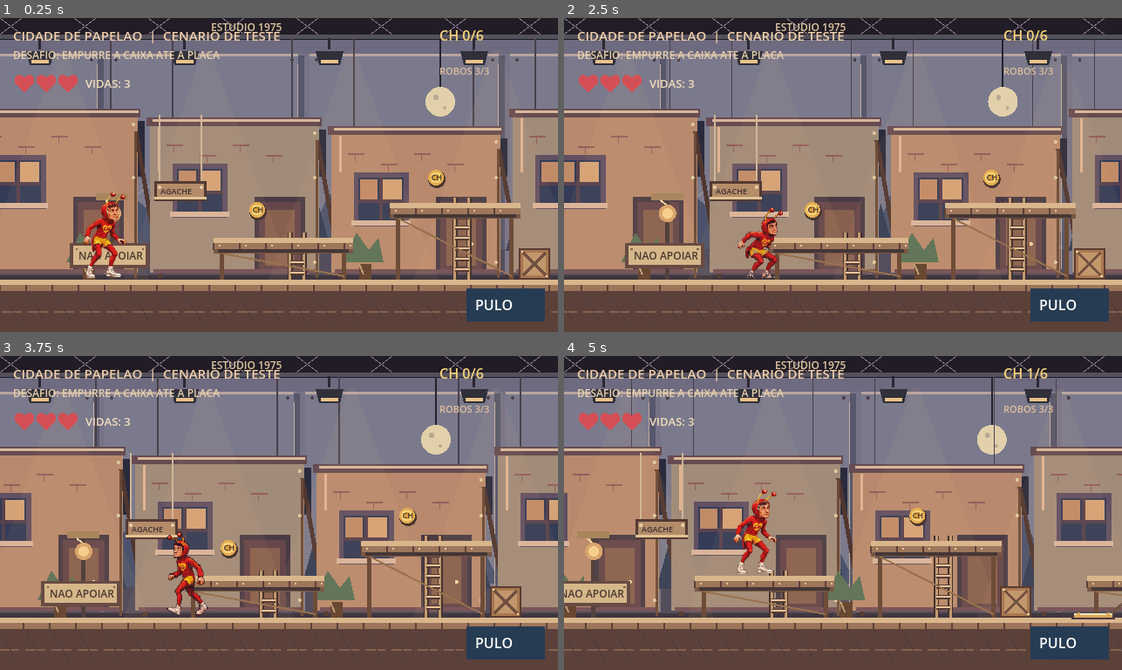
Above: before the commit, frames 1-4 (two rows, left to right).
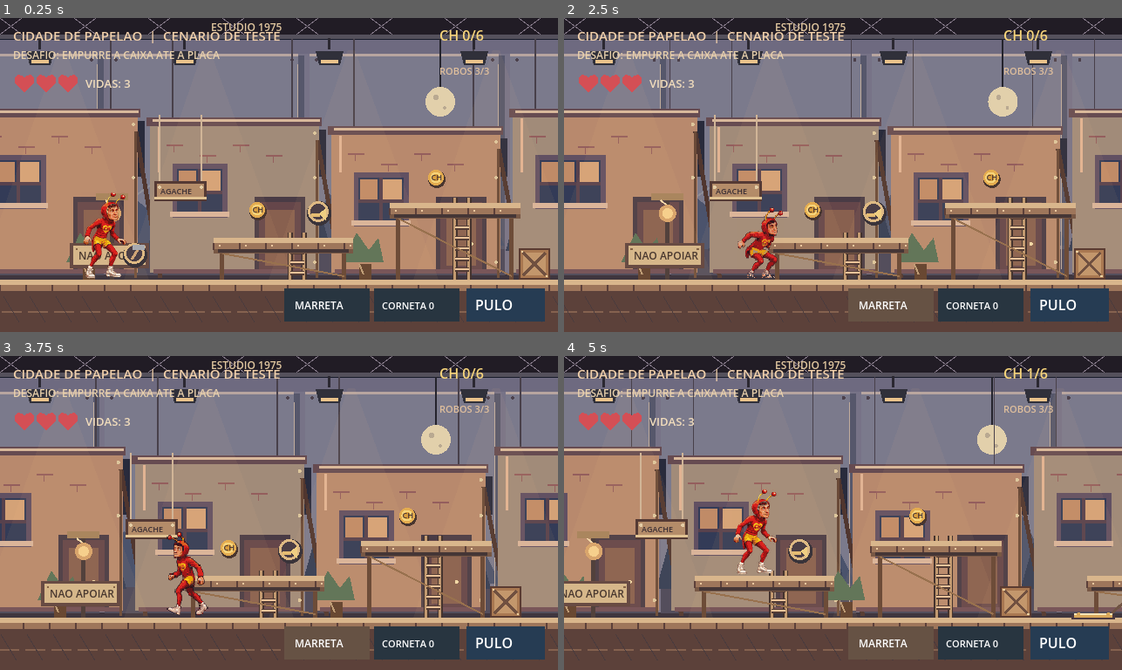
Above: after the commit, the same moments.

Repository: integro-app/chapolin-adventures
Game: Godot game, scene res://scenes/main.tscn
Same seed, same stepped clock (60 frames per second), same inputs: the game is played once before the commit and once after it.
Inputs (mouse positions are in pixels of both pictures, inside the frame that each line leads up to):
- Up to frame 1 (0.25 s): no input
- Up to frame 2 (2.5 s): tap Enter (ui_accept) at 0.5, 0.77 s; move the mouse to (965, 159) at 0.52 s; hold Right (ui_right) 0.53-1.25 s; click (965, 159) at 0.67 s; drag from (731, 190) to (815, 237) at 1.27 s; move the mouse to (898, 105) at 2.02 s; hold Right (ui_right) from 2.03 s (still down)
- Up to frame 3 (3.75 s): release Right (ui_right) at 2.75 s; drag from (251, 575) to (111, 465) at 2.77 s; move the mouse to (446, 560) at 3.52 s; hold Left (ui_left) from 3.53 s (still down)
- Up to frame 4 (5 s): tap Enter (ui_accept) at 3.77 s; release Left (ui_left) at 4.25 s; drag from (675, 465) to (759, 434) at 4.27 s

The runs differ from the first frame. In frame 1, 3.7% of the frame differs, in the area x 22-83%, y 58-97%; in frame 2, 2.2%; in frame 3, 2.2%; in frame 4, 2.3%.

Commit message:
Implementa combate mobile com marreta e corneta paralisadora, coleta e recarga

Diff:
--- a/scripts/main.gd
+++ b/scripts/main.gd
@@ -40,6 +40,14 @@
 const MAX_LIVES := 3
 const DAMAGE_KNOCKBACK := 185.0
 const DAMAGE_RECOIL_UP := -160.0
+const HAMMER_REACH := 76.0
+const HAMMER_COOLDOWN := 0.48
+const HAMMER_SWING_DURATION := 0.23
+const HORN_RANGE := 210.0
+const HORN_STUN_SECONDS := 3.5
+const HORN_COOLDOWN := 0.6
+const HORN_MAX_CHARGES := 3
+const HORN_EFFECT_DURATION := 0.32
 
 var hero_pos := Vector2(120.0, 300.0)
 var vertical_speed := 0.0
@@ -98,6 +106,18 @@
 var lives := MAX_LIVES
 var game_over := false
 var damage_knockback_vx := 0.0
+var combat_pickups: Array[Vector3] = []
+var pickup_collected: Array[bool] = []
+var hammer_unlocked := false
+var horn_unlocked := false
+var horn_charges := 0
+var hammer_cooldown := 0.0
+var hammer_swing_time := 0.0
+var horn_cooldown := 0.0
+var horn_effect_time := 0.0
+var horn_blast_origin := Vector2.ZERO
+var horn_blast_facing := 1
+var enemy_stun: Array[float] = []
 var low_beams: Array[Rect2] = []
 var ladders: Array[Rect2] = []
 var ropes: Array[Vector3] = []
@@ -122,6 +142,9 @@
 	ropes = Stage.ropes()
 	enemy_patrols = Stage.enemy_patrols()
 	moving_obstacles = Stage.moving_obstacles()
+	combat_pickups = Stage.combat_pickups()
+	for _pickup in combat_pickups:
+		pickup_collected.append(false)
 	_reset_enemies()
 
 	# Mesmos sprites aprovados para idle, caminhada e salto.
@@ -143,6 +166,10 @@
 		queue_redraw()
 		return
 	var previous_foot_y: float = hero_pos.y
+	hammer_cooldown = maxf(0.0, hammer_cooldown - delta)
+	hammer_swing_time = maxf(0.0, hammer_swing_time - delta)
+	horn_cooldown = maxf(0.0, horn_cooldown - delta)
+	horn_effect_time = maxf(0.0, horn_effect_time - delta)
 	hurt_grace = maxf(0.0, hurt_grace - delta)
 	hazard_clock += delta
 	_update_enemy_patrols(delta)
@@ -525,14 +552,19 @@
 	enemy_positions.clear()
 	enemy_directions.clear()
 	enemy_active.clear()
+	enemy_stun.clear()
 	for patrol in enemy_patrols:
 		enemy_positions.append(Vector2(patrol.x, patrol.z))
 		enemy_directions.append(1.0)
 		enemy_active.append(true)
+		enemy_stun.append(0.0)
 
 func _update_enemy_patrols(delta: float) -> void:
 	for i in range(enemy_positions.size()):
 		if not enemy_active[i]:
+			continue
+		if enemy_stun[i] > 0.0:
+			enemy_stun[i] = maxf(0.0, enemy_stun[i] - delta)
 			continue
 		var patrol: Vector3 = enemy_patrols[i]
 		var enemy_pos: Vector2 = enemy_positions[i]
@@ -560,6 +592,9 @@
 	var hero_box := Rect2(hero_pos.x - HERO_HALF_WIDTH, hero_pos.y - hero_height, HERO_HALF_WIDTH * 2.0, hero_height)
 	for i in range(enemy_positions.size()):
 		if not enemy_active[i]:
+			continue
+		if enemy_stun[i] > 0.0:
+			# Figurantes paralisados nao causam dano por contato.
 			continue
 		var enemy_pos: Vector2 = enemy_positions[i]
 		var enemy_top: float = enemy_pos.y - ENEMY_HEIGHT
@@ -624,7 +659,63 @@
 		_respawn()
 	queue_redraw()
 
+func _use_hammer() -> void:
+	if stage_complete or game_over or not hammer_unlocked or hammer_cooldown > 0.0:
+		return
+	hammer_cooldown = HAMMER_COOLDOWN
+	hammer_swing_time = HAMMER_SWING_DURATION
+	# Golpe frontal de curto alcance, em terra, escada ou corda.
+	for i in range(enemy_positions.size()):
+		if not enemy_active[i]:
+			continue
+		var enemy_pos: Vector2 = enemy_positions[i]
+		var forward: float = float(facing) * (enemy_pos.x - hero_pos.x)
+		if forward >= -8.0 and forward <= HAMMER_REACH and absf(enemy_pos.y - hero_pos.y) <= 56.0:
+			enemy_active[i] = false
+			enemy_stun[i] = 0.0
+	queue_redraw()
+
+func _use_horn() -> void:
+	if stage_complete or game_over or not horn_unlocked or horn_charges <= 0 or horn_cooldown > 0.0:
+		return
+	horn_charges -= 1
+	horn_cooldown = HORN_COOLDOWN
+	horn_effect_time = HORN_EFFECT_DURATION
+	horn_blast_origin = hero_pos + Vector2(float(facing) * 28.0, -48.0)
+	horn_blast_facing = facing
+	# Corneta nao elimina inimigos: paralisa os que estiverem na frente.
+	for i in range(enemy_positions.size()):
+		if not enemy_active[i]:
+			continue
+		var enemy_pos: Vector2 = enemy_positions[i]
+		var forward: float = float(facing) * (enemy_pos.x - hero_pos.x)
+		if forward >= -8.0 and forward <= HORN_RANGE and absf(enemy_pos.y - hero_pos.y) <= 68.0:
+			enemy_stun[i] = HORN_STUN_SECONDS
+	queue_redraw()
+
+func _collect_combat_pickups() -> void:
+	# Inventario acompanha o Chapolin entre danos e retornos ao checkpoint.
+	for i in range(combat_pickups.size()):
+		if pickup_collected[i]:
+			continue
+		var pickup: Vector3 = combat_pickups[i]
+		if absf(hero_pos.x - pickup.x) > 23.0:
+			continue
+		if pickup.y < hero_pos.y - STAND_HEIGHT - 9.0 or pickup.y > hero_pos.y + 12.0:
+			continue
+		var kind: int = int(pickup.z)
+		pickup_collected[i] = true
+		if kind == 1:
+			hammer_unlocked = true
+		elif kind == 2:
+			horn_unlocked = true
+			horn_charges = HORN_MAX_CHARGES
+		elif kind == 3:
+			horn_unlocked = true
+			horn_charges = HORN_MAX_CHARGES
+
 func _update_level_progress() -> void:
+	_collect_combat_pickups()
 	# As medalhas sao opcionais, coletadas ao tocar no corpo do heroi.
 	# O progresso permanece quando ele cai e retorna ao checkpoint.
 	for i in range(medals.size()):
@@ -657,6 +748,15 @@
 	lives = MAX_LIVES
 	game_over = false
 	damage_knockback_vx = 0.0
+	hammer_unlocked = false
+	horn_unlocked = false
+	horn_charges = 0
+	hammer_cooldown = 0.0
+	hammer_swing_time = 0.0
+	horn_cooldown = 0.0
+	horn_effect_time = 0.0
+	for i in range(pickup_collected.size()):
+		pickup_collected[i] = false
 	puzzle_gate_open = false
 	crates = Stage.crates()
 	checkpoint_active = false
@@ -741,13 +841,20 @@
 	for i in range(medals.size()):
 		if not medal_collected[i]:
 			_draw_medal(medals[i])
+	for i in range(combat_pickups.size()):
+		if not pickup_collected[i]:
+			_draw_combat_pickup(combat_pickups[i])
+	if horn_effect_time > 0.0:
+		_draw_horn_wave()
 	for i in range(enemy_positions.size()):
 		if enemy_active[i]:
-			_draw_paper_enemy(enemy_positions[i], enemy_directions[i])
+			_draw_paper_enemy(enemy_positions[i], enemy_directions[i], enemy_stun[i] > 0.0)
 	for i in range(moving_obstacles.size()):
 		_draw_rolling_obstacle(_obstacle_position(moving_obstacles[i], i))
 	if hurt_grace > 0.0:
 		_draw_respawn_shield()
+	if hammer_swing_time > 0.0:
+		_draw_hammer_swing()
 
 	# O Chapolin usa os sprites oficiais: nenhum pixel dele foi alterado.
 	draw_set_transform(Vector2(roundf(hero_pos.x - camera_x), roundf(hero_pos.y)), 0.0, Vector2(float(facing), 1.0))
@@ -950,7 +1057,42 @@
 	var light := Color("#7fca8b") if puzzle_gate_open else Color("#e2a26d")
 	draw_circle(Vector2(gate.position.x + gate.size.x / 2.0, gate.position.y - 10.0), 5.0, light)
 
-func _draw_paper_enemy(pos: Vector2, direction: float) -> void:
+func _draw_combat_pickup(pickup: Vector3) -> void:
+	var pos := Vector2(pickup.x, pickup.y)
+	var kind: int = int(pickup.z)
+	draw_circle(pos + Vector2(1.0, 2.0), 14.0, Color("#3a343a"))
+	draw_circle(pos, 12.0, Color("#deb983"))
+	draw_circle(pos, 9.0, Color("#4b3e46"))
+	if kind == 1:
+		# Cabo e cabeca da marreta.
+		draw_line(pos + Vector2(-3.0, 7.0), pos + Vector2(5.0, -6.0), Color("#d0a476"), 3.0)
+		draw_rect(Rect2(pos.x - 2.0, pos.y - 10.0, 14.0, 6.0), Color("#a7aab0"))
+	elif kind == 2:
+		# Cone de sopro da corneta.
+		draw_line(pos + Vector2(-8.0, 4.0), pos + Vector2(2.0, 4.0), Color("#e5bc72"), 4.0)
+		draw_colored_polygon(PackedVector2Array([
+			pos + Vector2(1.0, 2.0), pos + Vector2(9.0, -4.0), pos + Vector2(9.0, 10.0)
+		]), Color("#efce82"))
+	else:
+		draw_string(ThemeDB.fallback_font, pos + Vector2(-8.0, 5.0), "+3", HORIZONTAL_ALIGNMENT_LEFT, -1, 13, Color("#f4d585"))
+
+func _draw_hammer_swing() -> void:
+	var elapsed: float = 1.0 - hammer_swing_time / HAMMER_SWING_DURATION
+	var start: Vector2 = hero_pos + Vector2(float(facing) * 12.0, -57.0)
+	var reach: Vector2 = start + Vector2(float(facing) * (23.0 + elapsed * 37.0), -12.0 + elapsed * 16.0)
+	draw_line(start, reach, Color("#e1b37c"), 5.0)
+	draw_rect(Rect2(reach.x - 11.0, reach.y - 8.0, 22.0, 14.0), Color("#a6adb6"))
+	draw_rect(Rect2(reach.x - 8.0, reach.y - 6.0, 16.0, 10.0), Color("#d0d7d9"))
+
+func _draw_horn_wave() -> void:
+	var progress: float = 1.0 - horn_effect_time / HORN_EFFECT_DURATION
+	var radius: float = 20.0 + HORN_RANGE * progress
+	var start_angle: float = -PI * 0.5 if horn_blast_facing > 0 else PI * 0.5
+	var end_angle: float = PI * 0.5 if horn_blast_facing > 0 else PI * 1.5
+	draw_arc(horn_blast_origin, radius, start_angle, end_angle, 32, Color(0.57, 0.89, 0.99, 0.80 - progress * 0.65), 3.0)
+	draw_circle(horn_blast_origin, 6.0, Color("#e2c993"))
+
+func _draw_paper_enemy(pos: Vector2, direction: float, stunned: bool) -> void:
 	# Figurante de papelão com pernas mecanicas e olhos quadrados.
 	var body := Rect2(pos.x - 13.0, pos.y - 27.0, 26.0, 25.0)
 	draw_rect(body, Color("#4a3840"))
@@ -963,6 +1105,10 @@
 	draw_line(Vector2(pos.x + 8.0, pos.y - 2.0), Vector2(pos.x + 8.0, pos.y + 1.0), Color("#45373a"), 4.0)
 	draw_line(Vector2(pos.x, pos.y - 27.0), Vector2(pos.x, pos.y - 33.0), Color("#7d655a"), 2.0)
 	draw_circle(Vector2(pos.x, pos.y - 34.0), 3.0, Color("#d5ac71"))
+	if stunned:
+		draw_circle(Vector2(pos.x, pos.y - 35.0), 18.0, Color(0.37, 0.78, 0.90, 0.12))
+		draw_arc(Vector2(pos.x, pos.y - 35.0), 18.0, 0.0, TAU, 24, Color("#86d7e9"), 2.0)
+		draw_string(ThemeDB.fallback_font, Vector2(pos.x - 9.0, pos.y - 43.0), "ZZ", HORIZONTAL_ALIGNMENT_LEFT, -1, 11, Color("#d1f7ff"))
 
 func _draw_rolling_obstacle(center: Vector2) -> void:
 	# Rolo giratorio de cenografia, sem violencia grafica.
@@ -1177,7 +1323,17 @@
 		draw_circle(knob, 18.0, Color(0.42, 0.53, 0.53, 0.88))
 		draw_circle(knob, 8.0, Color("#f1d9b5"))
 
-	# Pulo permanece separado para uso com outro dedo.
+	# Dois ataques independentes e o PULO. Joystick permanece invisivel.
+	var hammer_color := Color("#665244") if hammer_unlocked else Color("#283540")
+	var horn_color := Color("#426274") if horn_unlocked and horn_charges > 0 else Color("#283540")
+	if hammer_swing_time > 0.0:
+		hammer_color = Color("#937252")
+	if horn_effect_time > 0.0:
+		horn_color = Color("#438aa5")
+	draw_rect(Rect2(326.0, 310.0, 98.0, 38.0), hammer_color)
+	draw_rect(Rect2(429.0, 310.0, 98.0, 38.0), horn_color)
+	draw_string(ThemeDB.fallback_font, Vector2(338.0, 334.0), "MARRETA", HORIZONTAL_ALIGNMENT_LEFT, -1, 12, Color.WHITE)
+	draw_string(ThemeDB.fallback_font, Vector2(438.0, 334.0), "CORNETA %d" % horn_charges, HORIZONTAL_ALIGNMENT_LEFT, -1, 11, Color.WHITE)
 	draw_rect(Rect2(535.0, 310.0, 90.0, 38.0), Color("#263c53"))
 	draw_string(ThemeDB.fallback_font, Vector2(545.0, 335.0), "PULO", HORIZONTAL_ALIGNMENT_LEFT, -1, 16, Color.WHITE)
 	draw_string(ThemeDB.fallback_font, Vector2(15.0, 26.0), "CIDADE DE PAPELAO  |  CENARIO DE TESTE", HORIZONTAL_ALIGNMENT_LEFT, -1, 15, Color("#f0cfaa"))
@@ -1223,7 +1379,11 @@
 		joystick_offset = Vector2.ZERO
 		_update_joystick_axes()
 		queue_redraw()
-	elif pos.x >= 510.0 and pos.x <= 640.0 and pos.y >= 285.0 and pos.y <= 360.0:
+	elif pos.x >= 326.0 and pos.x <= 426.0 and pos.y >= 295.0 and pos.y <= 360.0:
+		_use_hammer()
+	elif pos.x >= 429.0 and pos.x <= 528.0 and pos.y >= 295.0 and pos.y <= 360.0:
+		_use_horn()
+	elif pos.x >= 535.0 and pos.x <= 640.0 and pos.y >= 285.0 and pos.y <= 360.0:
 		# Keep PULO independent from the joystick finger.
 		jump_requested = true
 
